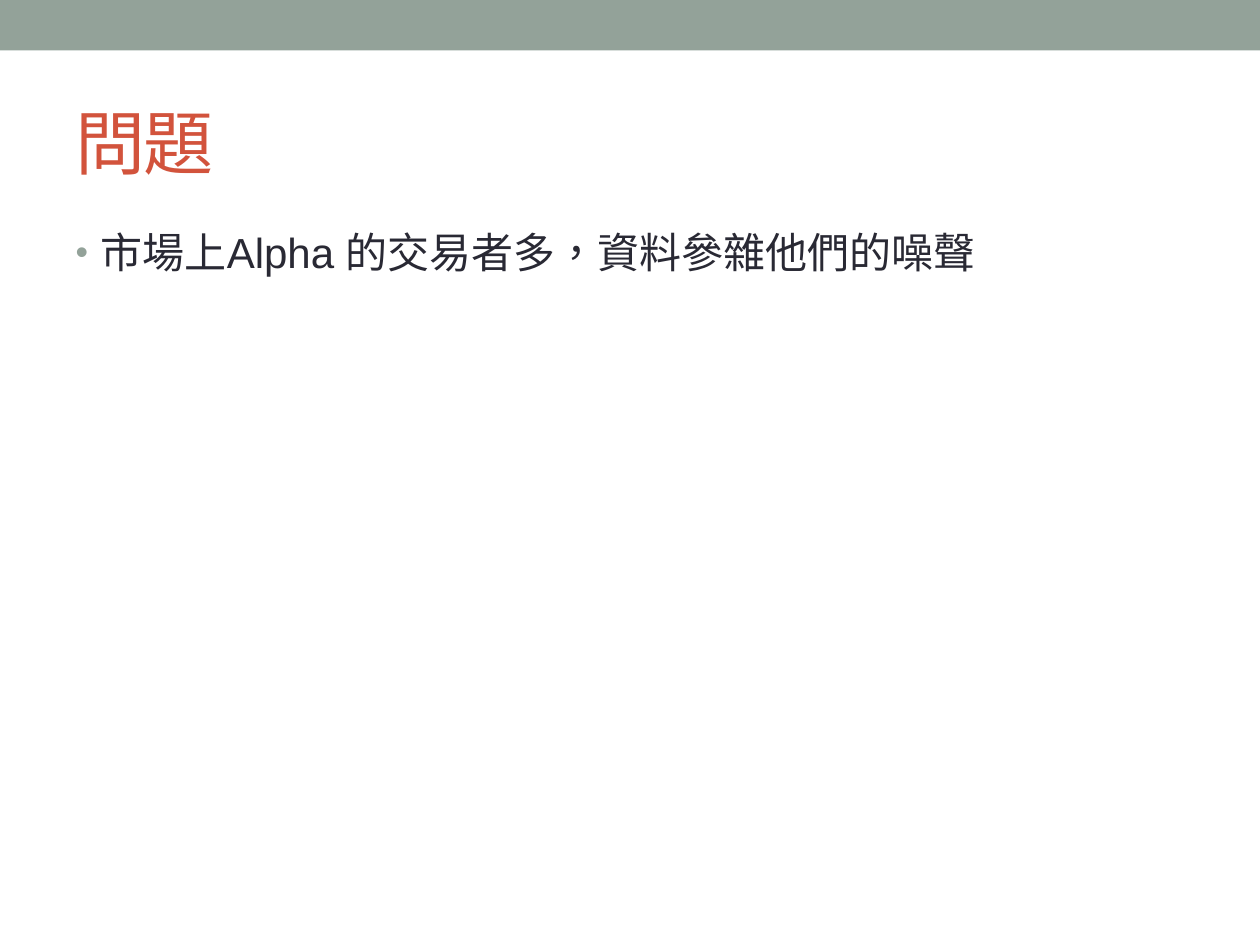
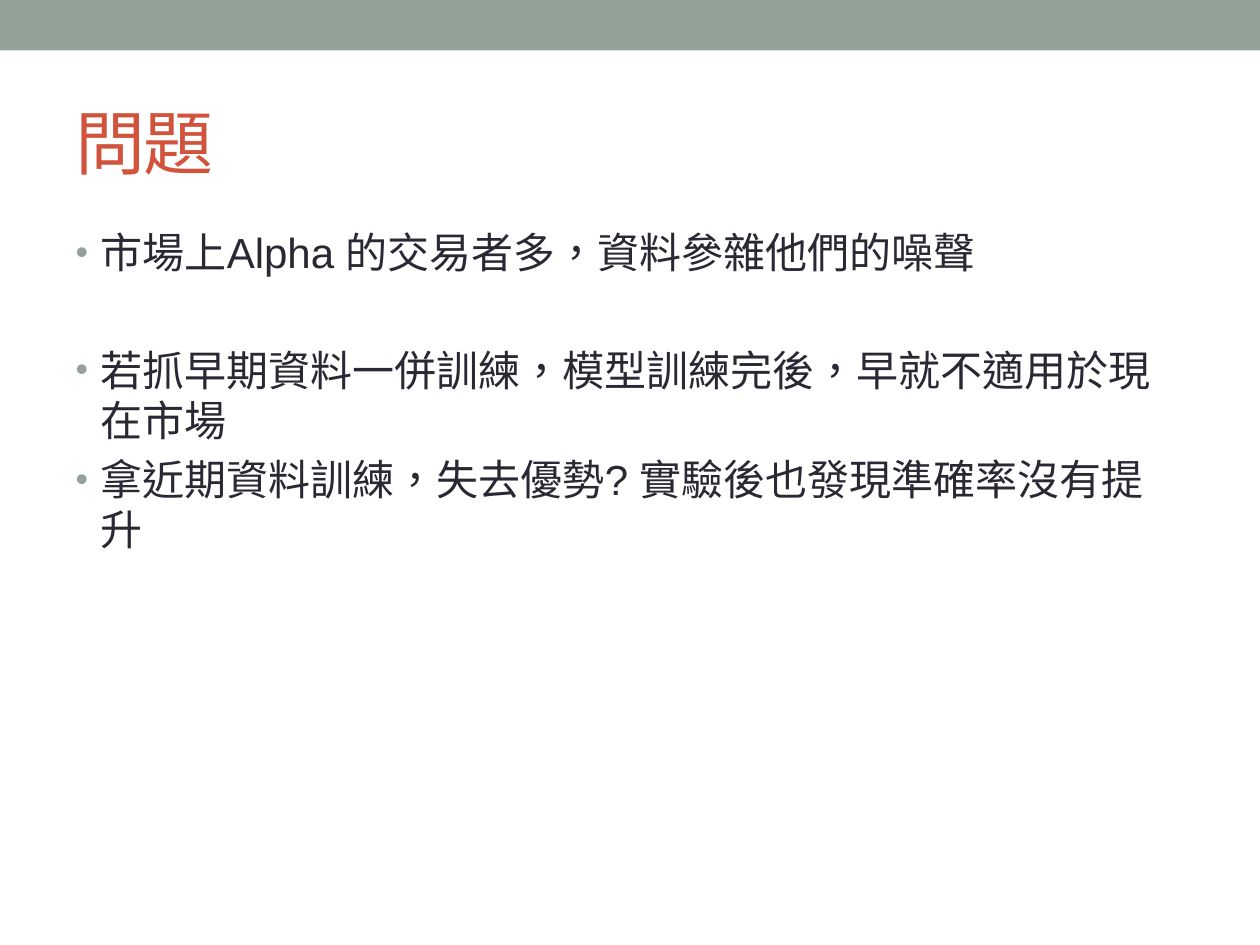
Before and after one commit to TengWeiHsu/2017ML_HW, a slide deck: slide 6 of Report_TingWei.pptx. Drawn at 1260x945 pixels with LibreOffice and Linux fonts; fonts in the diff are those of the drawing. Boxes give left, top, right and bottom in pixels: in the first picture for what was removed or moved away, otherwise in the second. Text is boxed around its words. In the diff, an @@ line names an element or a change of style, - is before the commit and + after.

```diff
--- a/Report_TingWei.pptx
+++ b/Report_TingWei.pptx
@@ text at [101, 350, 1151, 549]: paragraphs added @@
+• 若抓早期資料一併訓練，模型訓練完後，早就不適用於現在市場
+• 拿近期資料訓練，失去優勢? 實驗後也發現準確率沒有提升
```
Also in this commit, not shown: 2 other slides changed.
